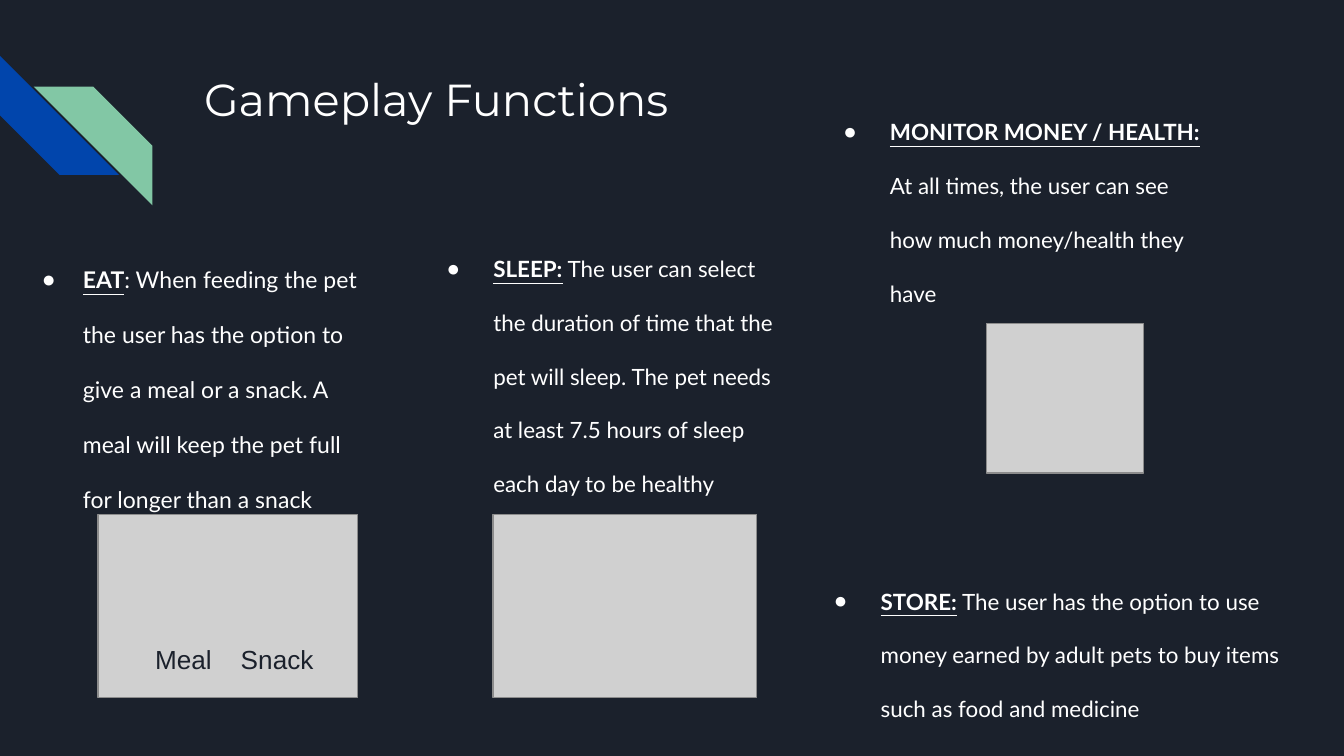
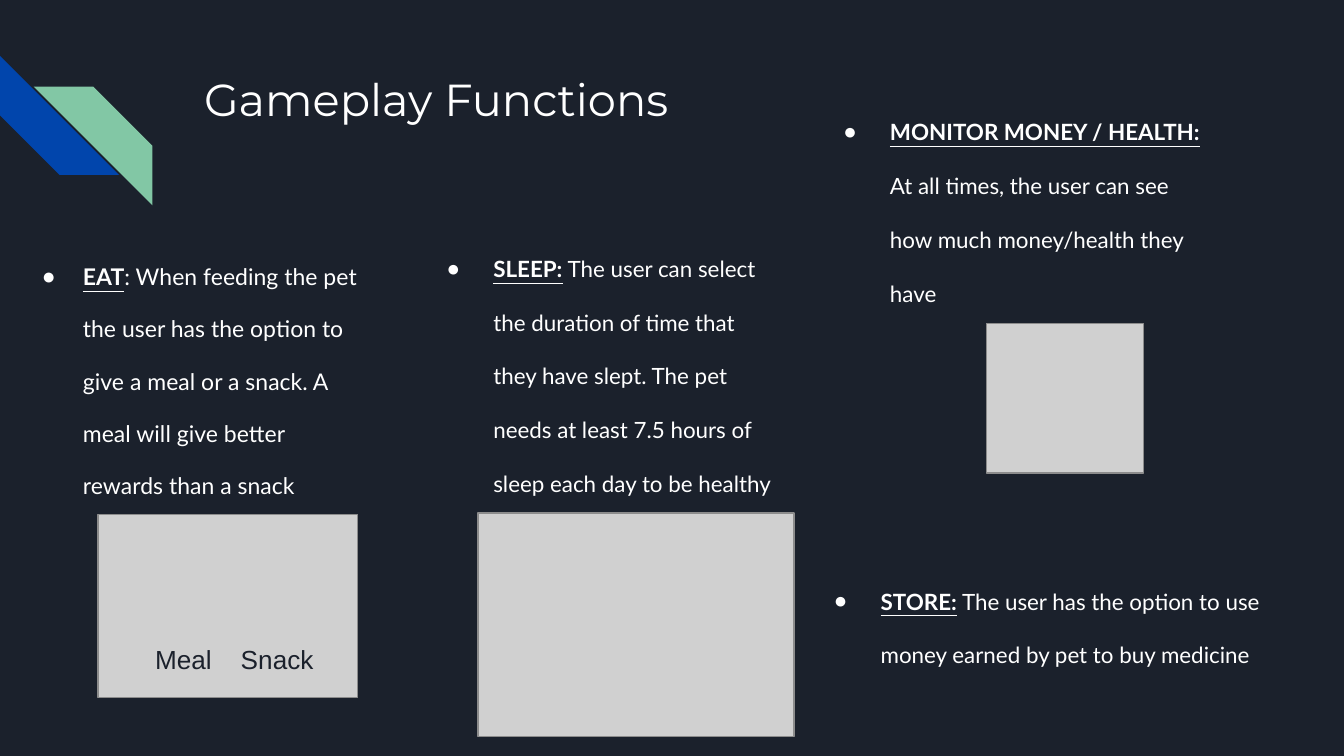
Before and after one commit to evazcy0223/merj, a slide deck: slide 6 of Documentation/ProjectArchitecture-Final.pptx. Drawn at 1344x756 pixels with LibreOffice and Linux fonts; fonts in the diff are those of the drawing; grey boxes stand for pictures. Boxes give left, top, right and bottom in pixels: in the first picture for what was removed or moved away, otherwise in the second. Text is boxed around its words. In the diff, an @@ line names an element or a change of style, - is before the commit and + after.

Commit message:
FINAL VERSION
Updated screenshots

```diff
--- a/Documentation/ProjectArchitecture-Final.pptx
+++ b/Documentation/ProjectArchitecture-Final.pptx
@@ text at bbox=[83, 268, 356, 494]: text changed @@
-● EAT: When feeding the pet the user has the option to give a meal or a snack. A meal will keep the pet full for longer than a snack
+● EAT: When feeding the pet the user has the option to give a meal or a snack. A meal will give better rewards than a snack
@@ text at bbox=[493, 260, 770, 496]: text changed @@
-● SLEEP: The user can select the duration of time that the pet will sleep. The pet needs at least 7.5 hours of sleep each day to be healthy
+● SLEEP: The user can select the duration of time that they have slept. The pet needs at least 7.5 hours of sleep each day to be healthy
@@ picture: place and size @@
-picture at bbox=[493, 515, 757, 698]
+picture at bbox=[478, 513, 794, 737]
@@ text at bbox=[881, 593, 1260, 667]: text changed @@
-● STORE: The user has the option to use money earned by adult pets to buy items such as food and medicine
+● STORE: The user has the option to use money earned by pet to buy medicine
```
Also in this commit, not shown: 3 other slides changed.
